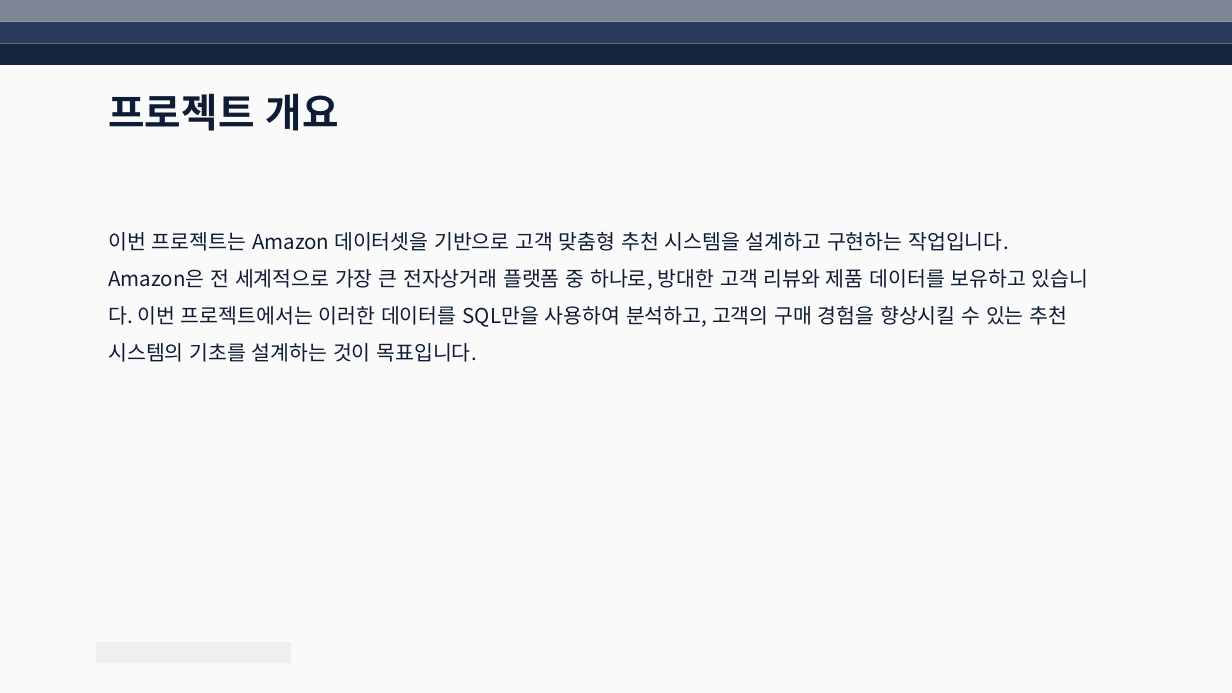
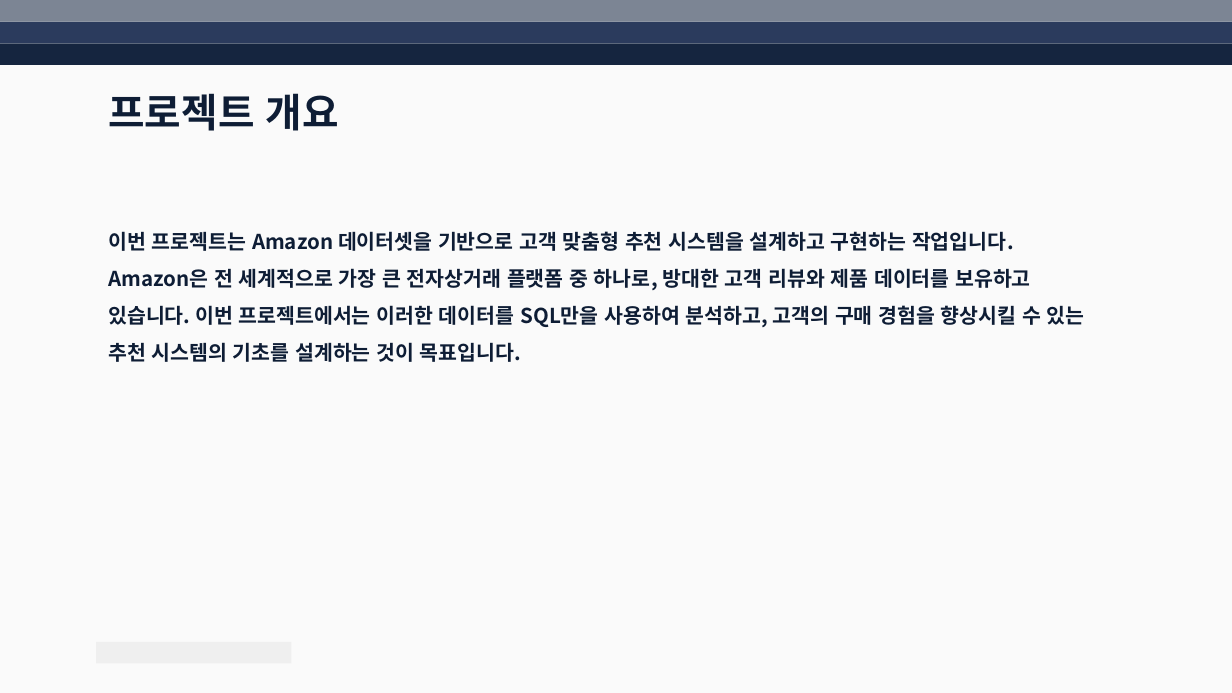
Before and after one commit to Sicheol-Pyo/ai-data-bootcamp, a slide deck: slide 2 of D031_SQL_Report/D031_SQL_Report(표시철).pptx. Drawn at 1232x693 pixels with LibreOffice and Linux fonts; fonts in the diff are those of the drawing. Boxes give left, top, right and bottom in pixels: in the first picture for what was removed or moved away, otherwise in the second. Text is boxed around its words. In the diff, an @@ line names an element or a change of style, - is before the commit and + after.

```diff
--- a/D031_SQL_Report/D031_SQL_Report(표시철).pptx
+++ b/D031_SQL_Report/D031_SQL_Report(표시철).pptx
@@ text "이번 프로젝트는 Amazon 데이터셋을 기반으로 ..." at (x1=108, y1=231, x2=1085, y2=362): bold on @@
```
Also in this commit, not shown: 7 other slides changed, 1 slide added, 3 other files.
